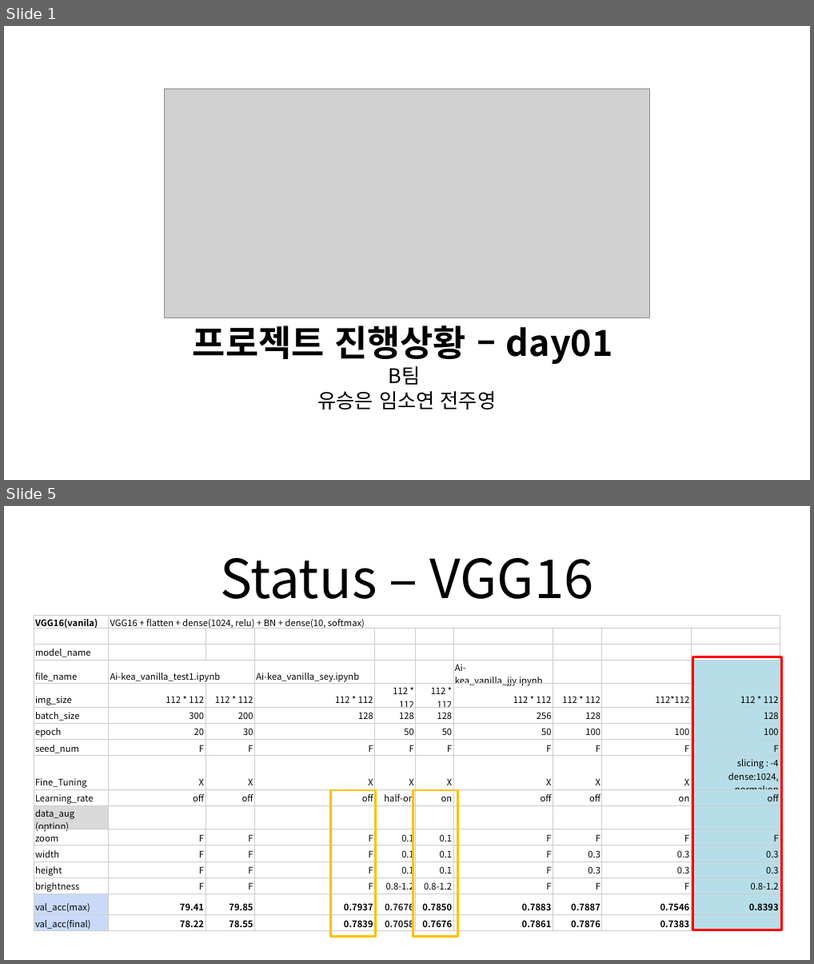
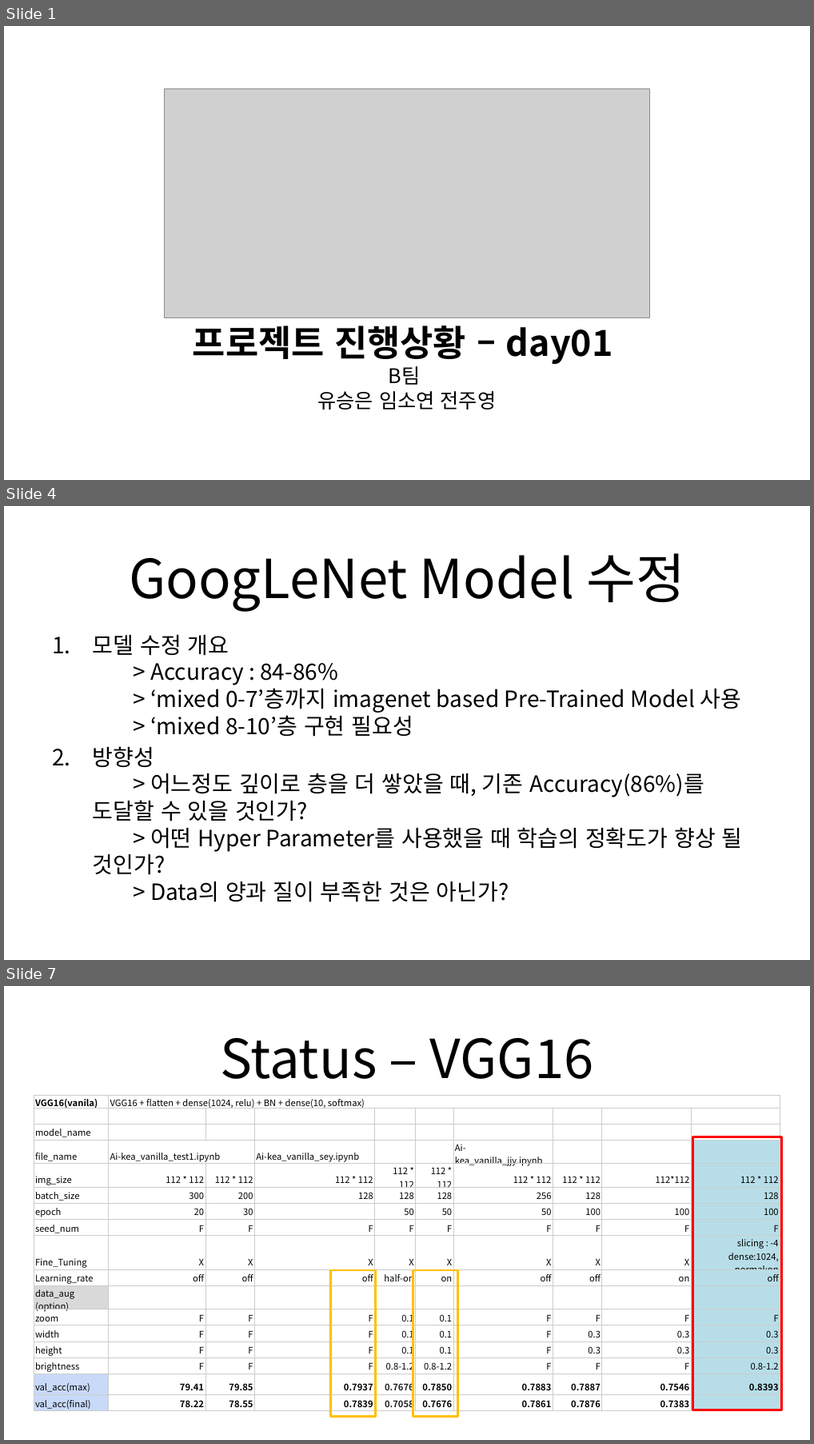
Before and after one commit to sngn-libby/Ai-KEA, a slide deck: doc/day01_프로젝트_진행상황.pptx. Shown one above the other, each under a label of ours: slides 1 and 5 before the commit, slides 1, 4 and 7 after it; the slides between them are not shown. The pictures are 814x964 and 814x1444 pixels, drawn with LibreOffice and Linux fonts; fonts in the diff are those of the drawing; grey boxes stand for pictures. Boxes give left, top, right and bottom in pixels: in the first picture for what was removed or moved away, otherwise in the second. Text is boxed around its words. In the diff, an @@ line names an element or a change of style, - is before the commit and + after.

```diff
--- a/doc/day01_프로젝트_진행상황.pptx
+++ b/doc/day01_프로젝트_진행상황.pptx
@@ slide 4 added at box(4, 506, 810, 960), background #FFFFFF @@
@@ text added at box(129, 553, 686, 612), 48 pt, text #000000 @@
+GoogLeNet Model 수정
@@ text added at box(93, 634, 743, 902), 20 pt, text #000000 @@
+1. 모델 수정 개요
+   > Accuracy : 84-86%
+   > ‘mixed 0-7’층까지 imagenet based Pre-Trained Model 사용
+   > ‘mixed 8-10’층 구현 필요성
+2. 방향성
+   > 어느정도 깊이로 층을 더 쌓았을 때, 기존 Accuracy(86%)를 도달할 수 있을 것인가?
+   > 어떤 Hyper Parameter를 사용했을 때 학습의 정확도가 향상 될 것인가?
+   > Data의 양과 질이 부족한 것은 아닌가?
@@ what was slide 5 is now slide 7 @@
```
Also in this commit, not shown: 3 slides changed, 1 other slide added, 1 slide removed, 24 other files.
